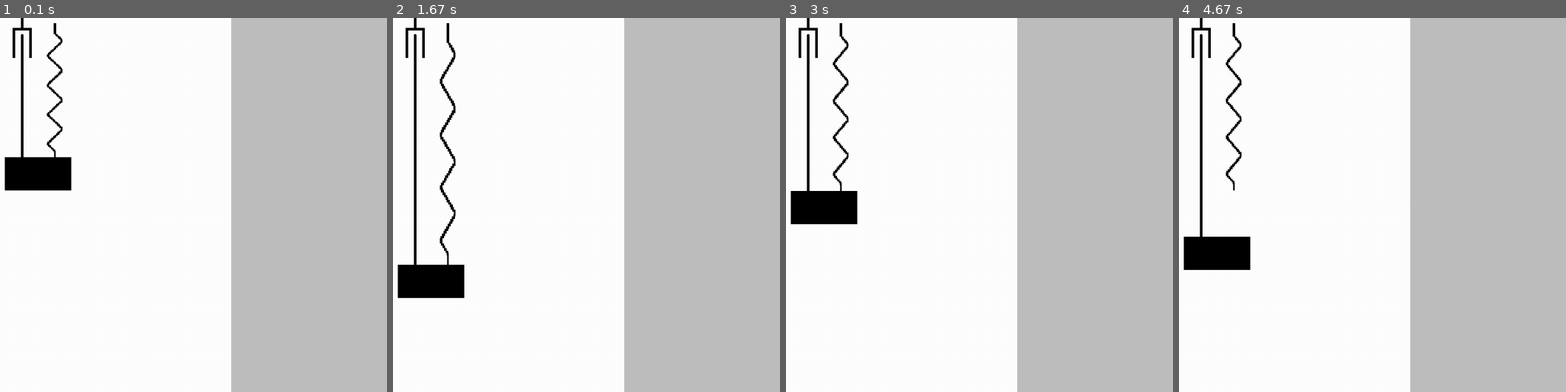
Above: before the commit, frames 1-4 (left to right).
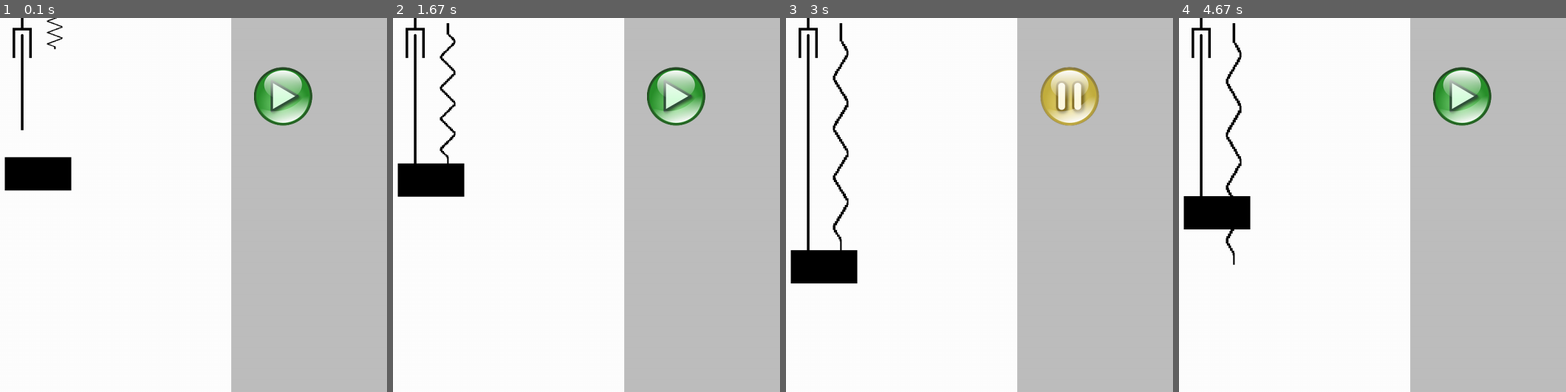
Above: after the commit, the same moments.

Repository: KamilGrundas/Damping_Simulator
Game: pygame game, started from code/main.py
Same seed, same stepped clock (60 frames per second), same inputs: the game is played once before the commit and once after it.
Inputs (mouse positions are in pixels of both pictures, inside the frame that each line leads up to):
- Up to frame 1 (0.1 s): no input
- Up to frame 2 (1.67 s): press the mouse at (675, 96) at 0.37 s; move the mouse to (458, 122) at 0.47 s; release the mouse at (outside the picture) at 0.6 s; press the mouse at (675, 96) at 0.7 s; move the mouse to (594, 197) at 0.8 s; release the mouse at (509, 298) at 0.93 s
- Up to frame 3 (3 s): click (1068, 96) at 2.05 s
- Up to frame 4 (4.67 s): tap W at 3.33 s; click (1461, 96) at 4.55 s

The runs differ from the first frame. In frame 1, 2.3% of the frame differs, in the area x 5-81%, y 0-38%; in frame 2, 5.8%, in the area x 1-81%, y 4-75%; in frame 3, 5.7%; in frame 4, 5.6%.

Commit message:
Added play/pause button

Diff:
--- /dev/null
+++ b/code/button.py
@@ -0,0 +1,33 @@
+import pygame
+from settings import *
+
+class Button(pygame.sprite.Sprite):
+    def __init__(self, pos, group):
+        super().__init__(group)
+
+        self.play_image = pygame.image.load(PLAY_BUTTON).convert_alpha()
+        self.pause_image = pygame.image.load(PAUSE_BUTTON).convert_alpha()
+        self.image = self.play_image
+        self.rect = self.image.get_rect(center=pos)
+        self.is_playing = True  # Track whether the button is in play state
+        self.last_state_change_time = pygame.time.get_ticks()
+        self.cooldown_duration = 250  # Cooldown duration in milliseconds (0.5 seconds)
+
+    def update(self):
+        mouse_pos = pygame.mouse.get_pos()
+        mouse_click = pygame.mouse.get_pressed()
+
+        if self.rect.collidepoint(mouse_pos) and mouse_click[0]:
+            current_time = pygame.time.get_ticks()
+            if current_time - self.last_state_change_time >= self.cooldown_duration:
+                self.toggle_state()
+                self.last_state_change_time = current_time
+
+    def toggle_state(self):
+        self.is_playing = not self.is_playing
+        if self.is_playing:
+            self.image = self.play_image
+            # Add code here to handle play state
+        else:
+            self.image = self.pause_image
+            # Add code here to handle pause state
--- a/code/level.py
+++ b/code/level.py
@@ -5,6 +5,7 @@
 from silencer import Silencer
 from connector import Connector
 from side_menu import SideMenu
+from button import Button
 
 class Level:
 	def __init__(self):
@@ -17,11 +18,13 @@
 
 		# sprite groups
 		self.all_sprites = pygame.sprite.Group()
+		self.buttons = pygame.sprite.Group()
 
 		self.setup()
 
 	def setup(self):
 		self.side_menu = SideMenu((SCREEN_WIDTH-SIDE_MENU_WIDTH/2,SCREEN_HEIGHT/2), self.all_sprites)
+		self.start_button = Button((SCREEN_WIDTH-SIDE_MENU_WIDTH+100,150), self.buttons)
 		self.circle = Circle((SCREEN_WIDTH/2 -32,300), self.all_sprites)
 		self.spring = Spring((SCREEN_WIDTH/2,10),self.circle, self.all_sprites)
 		self.silencer = Silencer((SCREEN_WIDTH/2 - 64,100),self.circle, self.all_sprites)
@@ -44,6 +47,8 @@
 	def run(self,dt):
 		self.display_surface.fill('white')
 		self.all_sprites.draw(self.display_surface)
+		self.buttons.draw(self.display_surface)
+		self.buttons.update()
 		self.input()
-		if self.pause == False:
+		if self.start_button.is_playing == False:
 			self.all_sprites.update(dt)
--- a/code/settings.py
+++ b/code/settings.py
@@ -4,6 +4,11 @@
 SCREEN_HEIGHT = 720
 SIDE_MENU_WIDTH = 300
 TILE_SIZE = 64
+
+#buttons
+PLAY_BUTTON = "graphics/buttons/play-button.png"
+PAUSE_BUTTON = "graphics/buttons/pause-button.png"
+STOP_BUTTON = "graphics/buttons/stop-button.png"
 
 # overlay positions
 OVERLAY_POSITIONS = {
Binary file added: graphics/buttons/pause-button.png
Binary file added: graphics/buttons/play-button.png
Binary file added: graphics/buttons/stop-button.png
Binary file added: graphics/pause-button.png
Binary file added: graphics/play-button.png
Binary file added: graphics/stop-button.png
